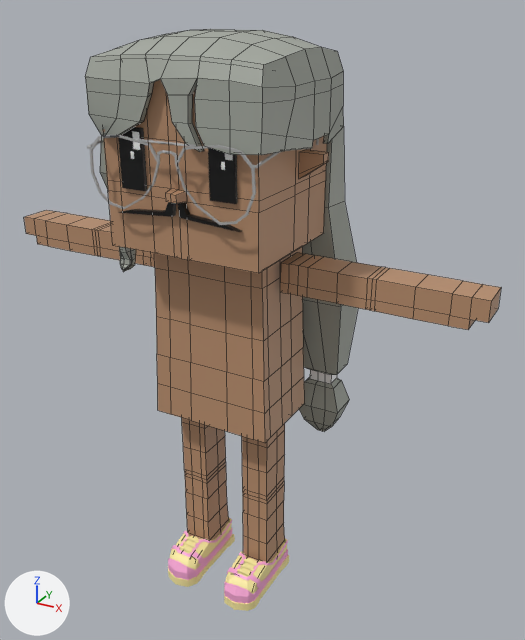
One commit to the FBX model mustachiorascals/fbx/89b85f31-4143-4e91-ba07-3c9c91deada5.fbx: the scene before it, then after it.
One viewpoint serves both versions: a camera (50 mm lens) standing at (0.0175, -0.0274, 0.0297) and looking at (0.0011, 0.0024, 0.0148). Lighting does not change. The marker at lower left points along +X, +Y and +Z. Mesh edges are drawn as thin lines on the coarser meshes. Where no turn or scale is listed for an object, it has been applied to the vertices.

Objects in the first picture: 'ew_aviator_2', 'eye_4', 'f_trainers', 'h_twintails', 'm_stranger', 'mustachio_arms', 'mustachio_body', 'mustachio_head', 'mustachio_legs'.
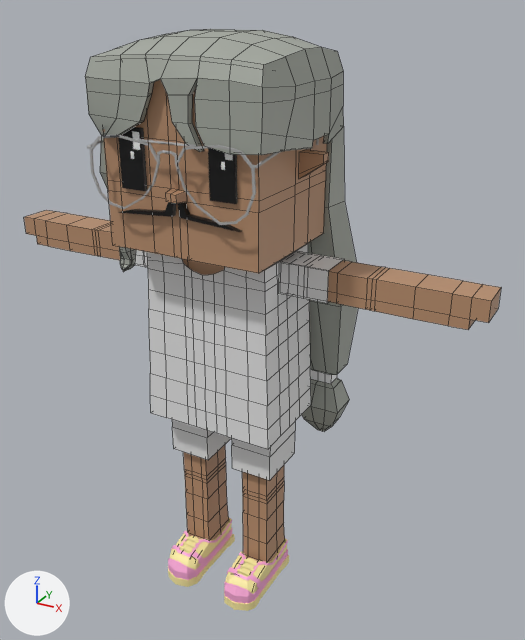
Boxes (x1, y1, x2, y2) around the edits, measured in the pictures (525 x 640 px):
'c_shirt_1', added
    after: (147, 243, 311, 449)
'c_shorts', added
    after: (172, 420, 295, 480)
'c_shirt_2', added
    after: (135, 250, 345, 303)
'mustachio_body', unchanged, covered by the edit
    before: (154, 247, 305, 443)
    after: (182, 259, 224, 275)

What the commit changed:
Material 'upper_garment_1' (mat_upper_garment_1) is new.
Its base color is (0.8, 0.8, 0.8) (white #e7e7e7).
Material 'lower_garment' (mat_lower_garment) is new.
Its base color is (0.8, 0.8, 0.8) (white #e7e7e7).
Mesh me_mesh_012 is new.
It has 24 vertices, 18 faces and spans x -0.00561..0.00561, y 0.00027..0.00209, z 0.01737..0.01893.
It uses material mat_upper_garment_1 (white #e7e7e7).
Mesh me_mesh_011 is new.
It has 230 vertices, 212 faces and spans x -0.00349..0.00349, y -0.0013..0.00353, z 0.00994..0.01894.
It uses material mat_upper_garment_1 (white #e7e7e7).
Mesh me_mesh_003_1 is new.
It has 32 vertices, 24 faces and spans x -0.003..0.003, y -0.00018..0.00265, z 0.00723..0.01232.
It uses material mat_lower_garment (white #e7e7e7).
Object 'c_shirt_2' (ob_c_shirt_2) is new; it shows me_mesh_012.
Its location is (0.0, 0.0, 0.0).
Object 'c_shirt_1' (ob_c_shirt_1) is new; it shows me_mesh_011.
Its location is (0.0, 0.0, 0.0).
Object 'c_shorts' (ob_c_shorts) is new; it shows me_mesh_003_1.
Its location is (0.0, 0.0, 0.0).
